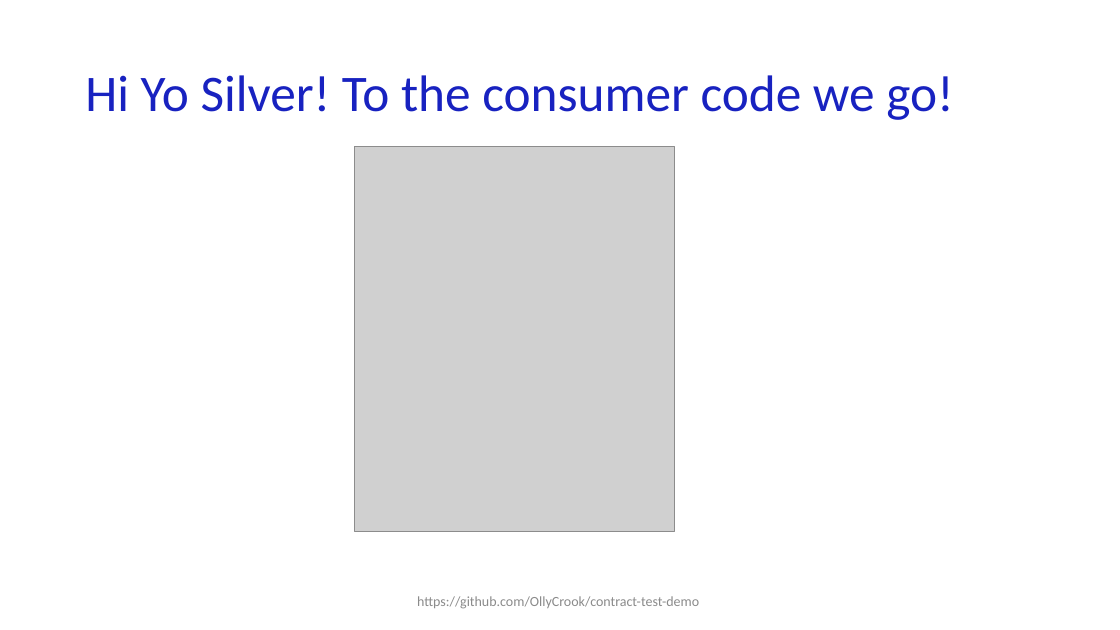
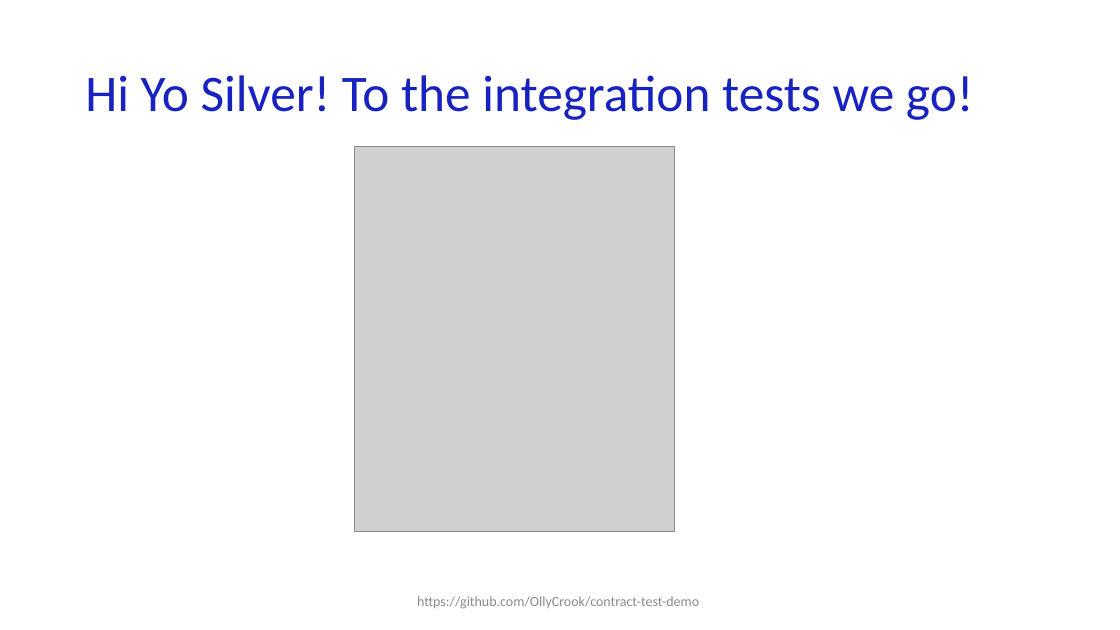
Before and after one commit to OllyCrook/contract-test-demo, a slide deck: slide 29 of Contract-testing-presentation_EngineersWeek.pptx. Drawn at 1120x630 pixels with LibreOffice and Linux fonts; fonts in the diff are those of the drawing; grey boxes stand for pictures. Boxes give left, top, right and bottom in pixels: in the first picture for what was removed or moved away, otherwise in the second. Text is boxed around its words. In the diff, an @@ line names an element or a change of style, - is before the commit and + after.

```diff
--- a/Contract-testing-presentation_EngineersWeek.pptx
+++ b/Contract-testing-presentation_EngineersWeek.pptx
@@ title at (x1=85, y1=75, x2=974, y2=120): text changed @@
-Hi Yo Silver! To the consumer code we go!
+Hi Yo Silver! To the integration tests we go!
```
Also in this commit, not shown: 11 other slides changed.
